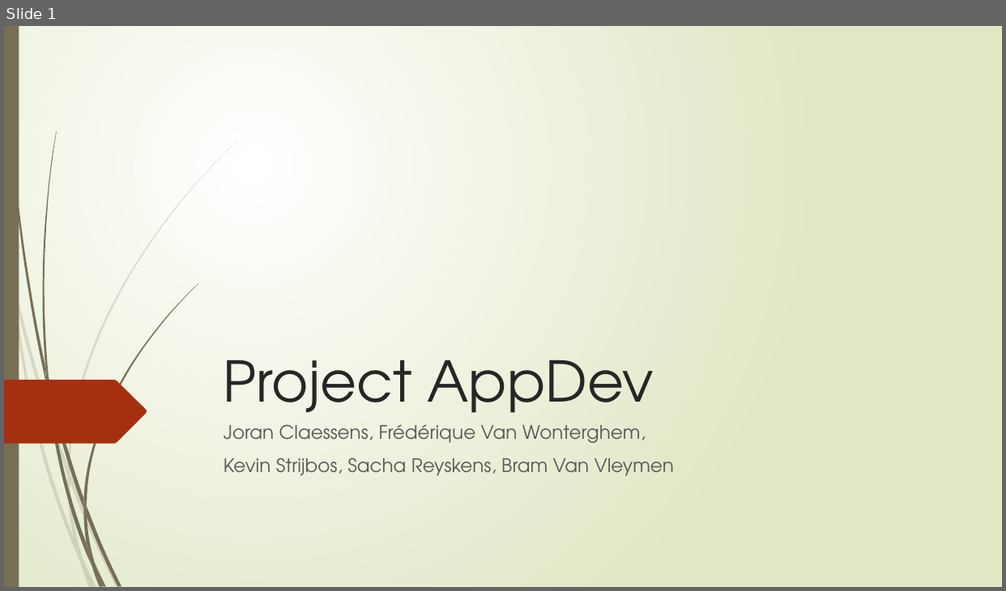
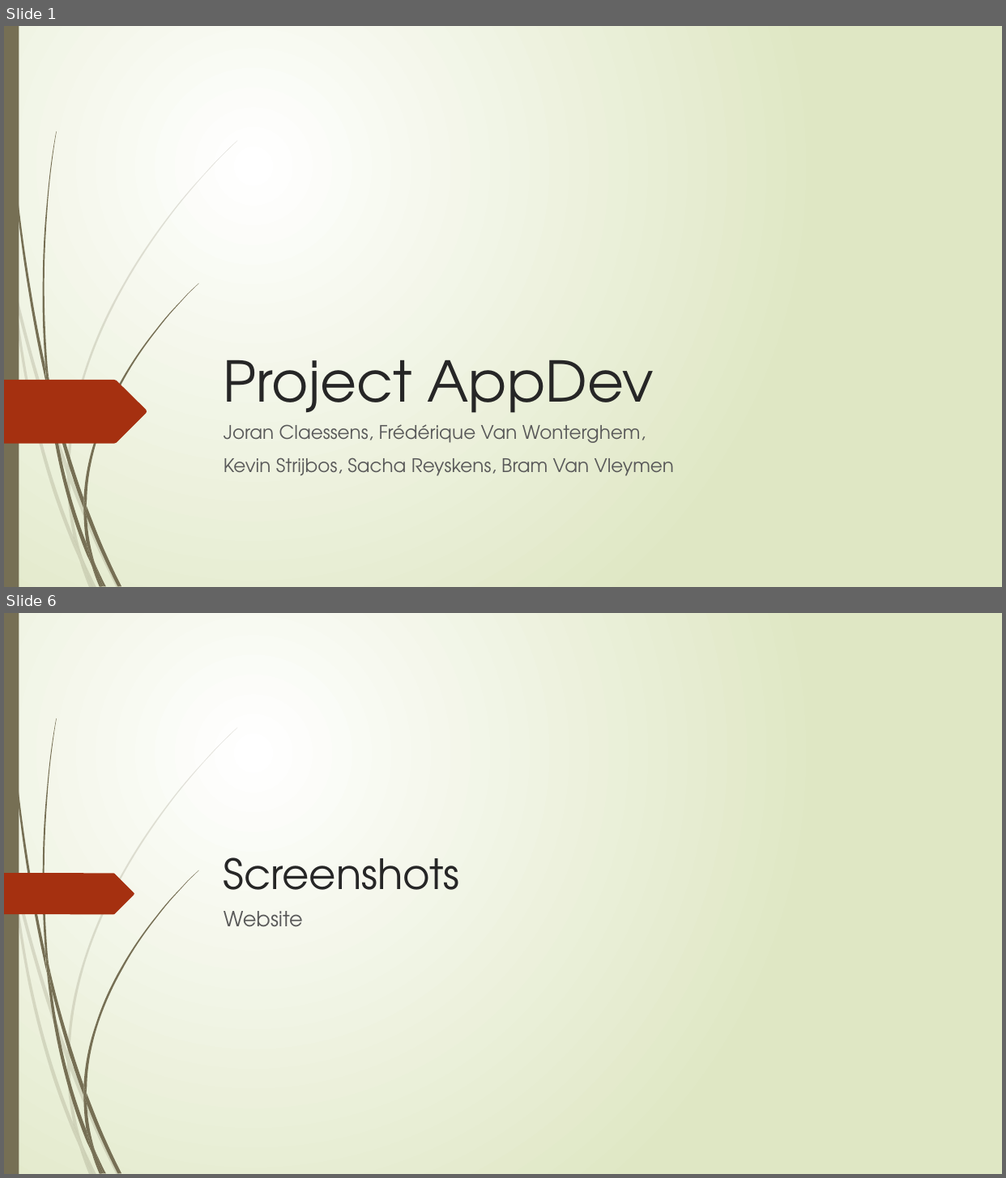
Before and after one commit to pxlit-projects/AppDev05_2016, a slide deck: presentation/Project AppDev.pptx. Shown one above the other, each under a label of ours: slide 1 before the commit, slides 1 and 6 after it; the slides between them are not shown. The pictures are 1006x591 and 1006x1178 pixels, drawn with LibreOffice and Linux fonts; fonts in the diff are those of the drawing. Boxes give left, top, right and bottom in pixels: in the first picture for what was removed or moved away, otherwise in the second. Text is boxed around its words. In the diff, an @@ line names an element or a change of style, - is before the commit and + after.

```diff
--- a/presentation/Project AppDev.pptx
+++ b/presentation/Project AppDev.pptx
@@ slide 6 added at (x1=4, y1=613, x2=1002, y2=1174), background gradient #FFFFFF to #DFE8C4; not listed: 23 template elements that a slide beside it also shows @@
@@ freeform shape added at (x1=4, y1=874, x2=134, y2=914), fill #A53010 @@
@@ title added at (x1=224, y1=858, x2=459, y2=890), 40 pt, text #262626 @@
+Screenshots
@@ text added at (x1=224, y1=911, x2=303, y2=927), 20 pt, text #595959 @@
+Website
```
Also in this commit, not shown: 4 slides changed, 10 other slides added, 1 other file.
